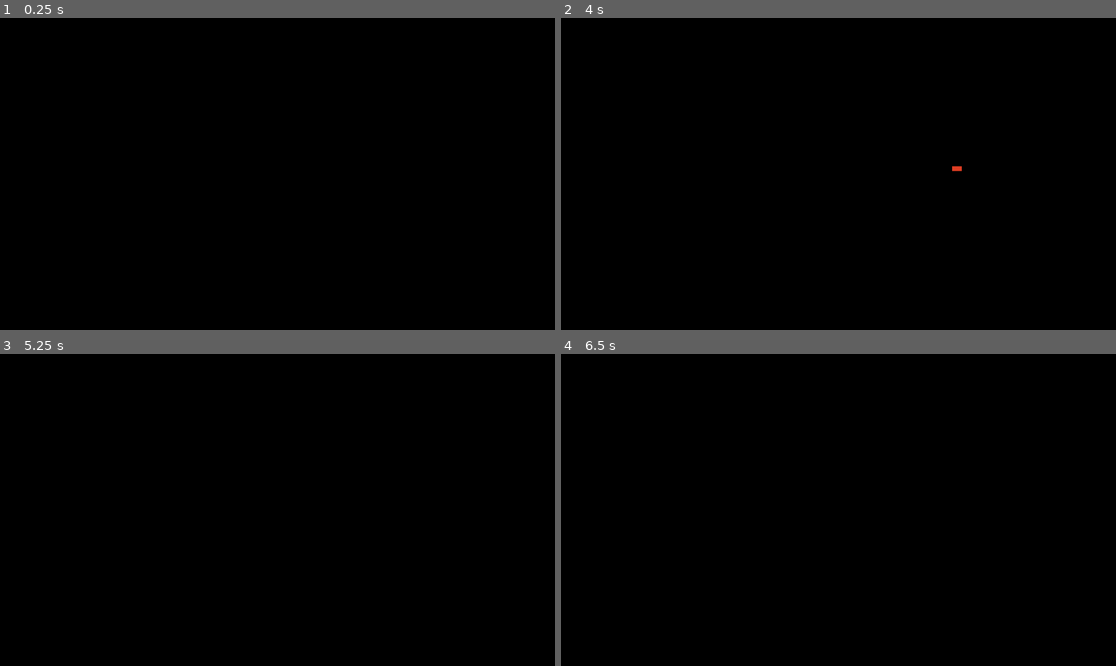
Above: before the commit, frames 1-4 (two rows, left to right).
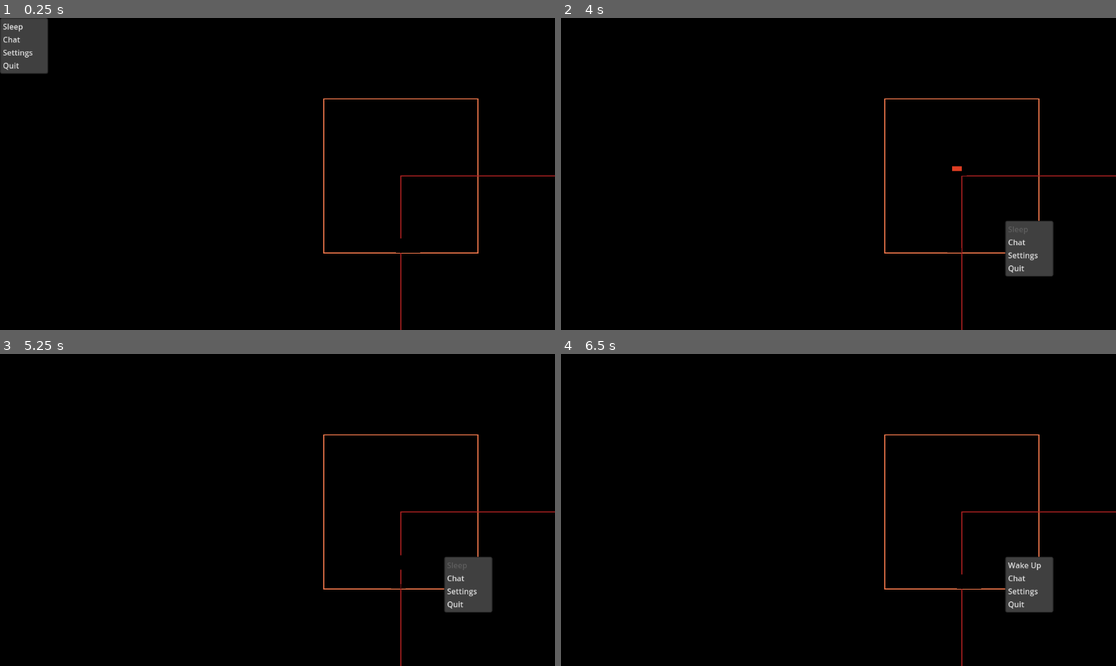
Above: after the commit, the same moments.

Repository: DVDAGames/gl1tch-pet
Game: Godot game, scene res://scenes/pet.tscn
Same seed, same stepped clock (60 frames per second), same inputs: the game is played once before the commit and once after it.
Inputs (mouse positions are in pixels of both pictures, inside the frame that each line leads up to):
- Up to frame 1 (0.25 s): no input
- Up to frame 2 (4 s): move the mouse to (960, 158) at 0.52 s; click (960, 158) at 0.6 s; right-click (960, 158) at 0.8 s; move the mouse to (727, 189) at 1.27 s; right-click (727, 189) at 1.35 s; click (727, 189) at 1.55 s; tap Enter at 2 s; move the mouse to (894, 105) at 2.02 s; click (894, 105) at 2.1 s; right-click (894, 105) at 2.3 s; tap Space at 2.75 s; move the mouse to (810, 236) at 2.77 s; right-click (810, 236) at 2.85 s; click (810, 236) at 3.05 s; move the mouse to (1005, 220) at 3.52 s; click (1005, 220) at 3.6 s; right-click (1005, 220) at 3.8 s
- Up to frame 3 (5.25 s): tap Enter at 4.25 s; move the mouse to (111, 463) at 4.27 s; right-click (111, 463) at 4.35 s; click (111, 463) at 4.55 s; move the mouse to (305, 510) at 5.02 s; click (305, 510) at 5.1 s
- Up to frame 4 (6.5 s): right-click (866, 510) at 5.3 s; tap Space at 5.75 s; move the mouse to (755, 432) at 5.77 s; right-click (755, 432) at 5.85 s; click (755, 432) at 6.05 s

The runs differ from the first frame. In frame 1, 2.3% of the frame differs, in the area x 0-100%, y 0-100%; in frame 2, 2.2%; in frame 3, 2.2%; in frame 4, 2.2%.

Commit message:
feat: add simple menu for wake/sleep toggle and quit

Diff:
--- a/project.godot
+++ b/project.godot
@@ -10,14 +10,19 @@
 
 [application]
 
-config/name="gl1tch-pet"
+config/name="gl1tch"
+config/description="A desktop pet for an AI-haunted world"
 run/main_scene="uid://kakrclad8r24"
 run/print_header=false
 config/features=PackedStringArray("4.4", "GL Compatibility")
 boot_splash/show_image=false
 boot_splash/fullsize=false
 boot_splash/use_filter=false
-config/icon="uid://sn6juyubiscg"
+config/icon="uid://bh0ydytnfibve"
+
+[audio]
+
+driver/enable_input=true
 
 [display]
 
@@ -25,6 +30,7 @@
 window/size/borderless=true
 window/size/always_on_top=true
 window/size/transparent=true
+window/energy_saving/keep_screen_on=false
 window/subwindows/embed_subwindows=false
 window/per_pixel_transparency/allowed=true
 
@@ -40,6 +46,11 @@
 "events": [Object(InputEventMouseButton,"resource_local_to_scene":false,"resource_name":"","device":-1,"window_id":0,"a …(252 unchanged characters)…
 ]
 }
+ui_right_click={
+"deadzone": 0.2,
+"events": [Object(InputEventMouseButton,"resource_local_to_scene":false,"resource_name":"","device":-1,"window_id":0,"alt_pressed":false,"shift_pressed":false,"ctrl_pressed":false,"meta_pressed":false,"button_mask":0,"position":Vector2(0, 0),"global_position":Vector2(0, 0),"factor":1.0,"button_index":2,"canceled":false,"pressed":false,"double_click":false,"script":null)
+]
+}
 
 [rendering]
 
--- /dev/null
+++ b/scenes/main_window.tscn
@@ -0,0 +1,15 @@
+[gd_scene load_steps=3 format=3 uid="uid://cw8ge2b5cpvm6"]
+
+[ext_resource type="Script" uid="uid://4tvretg7a7k2" path="res://scripts/main-window.gd" id="1_ac7cv"]
+[ext_resource type="PackedScene" uid="uid://kakrclad8r24" path="res://scenes/pet.tscn" id="2_52e18"]
+
+[node name="MainWindow" type="Window"]
+transparent_bg = true
+initial_position = 1
+unresizable = true
+borderless = true
+always_on_top = true
+transparent = true
+script = ExtResource("1_ac7cv")
+
+[node name="Pet" parent="." instance=ExtResource("2_52e18")]
--- a/scenes/pet.tscn
+++ b/scenes/pet.tscn
@@ -351,7 +351,7 @@
 "texture": SubResource("AtlasTexture_sc3ue")
 }],
 "loop": false,
-"name": &"wake",
+"name": &"wake_up",
 "speed": 5.0
 }]
 
@@ -359,17 +359,19 @@
 radius = 53.0
 height = 234.0
 
-[node name="Pet" type="Area2D" node_paths=PackedStringArray("sprite", "collider")]
+[node name="Pet" type="Area2D" node_paths=PackedStringArray("sprite", "collider", "sub_window", "menu")]
 visibility_layer = 3
 script = ExtResource("1_g2els")
 sprite = NodePath("Sprite")
 collider = NodePath("Collider")
+sub_window = NodePath("Window")
+menu = NodePath("Window/PopupMenu")
 
 [node name="Sprite" type="AnimatedSprite2D" parent="."]
 texture_filter = 5
 scale = Vector2(10, 10)
 sprite_frames = SubResource("SpriteFrames_y4r1p")
-animation = &"idle"
+animation = &"wake_up"
 autoplay = "sleep_idle"
 
 [node name="Collider" type="CollisionShape2D" parent="."]
@@ -383,11 +385,20 @@
 snap_2d_vertices_to_pixel = true
 initial_position = 1
 size = Vector2i(320, 320)
-visible = false
+transient = true
+transient_to_focused = true
+exclusive = true
 unresizable = true
 borderless = true
-always_on_top = true
 transparent = true
+popup_window = true
+
+[node name="PopupMenu" type="PopupMenu" parent="Window"]
+visible = true
+transient_to_focused = true
+prefer_native_menu = true
 
 [connection signal="animation_changed" from="Sprite" to="." method="_on_sprite_animation_changed"]
 [connection signal="animation_finished" from="Sprite" to="." method="_on_sprite_animation_finished"]
+[connection signal="id_pressed" from="Window/PopupMenu" to="." method="_on_popup_menu_id_pressed"]
+[connection signal="popup_hide" from="Window/PopupMenu" to="." method="_on_popup_menu_popup_hide"]
--- /dev/null
+++ b/scripts/main-window.gd
@@ -0,0 +1,10 @@
+extends Window
+
+# TODO: decide if we need to add a top-level window to this
+
+@export var pet: CharacterBody2D
+
+var screen: int
+
+func _ready() -> void:
+	print('SCREEN _ready')
--- a/scripts/pet.gd
+++ b/scripts/pet.gd
@@ -8,10 +8,34 @@
 	WAKING
 }
 
+enum MenuStates {
+	TOGGLE,
+	CHAT,
+	SETTINGS,
+	QUIT
+}
+
+func print_state(state: PetState) -> void:
+	match state:
+		PetState.IDLE:
+			print("IDLE")
+		PetState.THINKING:
+			print("THINKING")
+		PetState.SLEEPING:
+			print("SLEEPING")
+		PetState.ASLEEP:
+			print("ASLEEP")
+		PetState.WAKING:
+			print("WAKING")
+		_:
+			pass
+
 @export var player_size: Vector2i = Vector2i(32, 32)
 @export var sprite: AnimatedSprite2D
 @export var collider: CollisionShape2D
 @export var control: Control
+@export var sub_window: Window
+@export var menu: PopupMenu
 
 @onready var _MainWindow: Window = get_window()
 
@@ -24,59 +48,73 @@
 var sprite_size: Vector2i = Vector2i.ZERO
 var is_interacting: bool = false
 var last_cursor: int
+var screen: int
 var screen_rect: Rect2
-var screen: int
 var current_animation: String
+var is_menu_active = false
 
 
 func _ready():
-	screen = DisplayServer.get_primary_screen()
-	DisplayServer.window_set_current_screen(screen) #selects screen
-	get_tree().get_root().set_transparent_background(true)
-
-	Engine.max_fps = 60
-	DisplayServer.window_set_flag(DisplayServer.WINDOW_FLAG_TRANSPARENT, true)
-
-	screen_rect = DisplayServer.screen_get_usable_rect(screen)
-
-	_MainWindow.current_screen = screen #selects screen
-	_MainWindow.position = screen_rect.position
-
-	_MainWindow.size = screen_rect.size
+	setup()
+
+	print('PET _ready')
+	print_state(STATE)
 
 	sprite_size = player_size * Vector2i($Sprite.scale)
 
-	last_position = _MainWindow.position
-
-	position = Vector2i(screen_rect.size) - sprite_size
+	sub_window.size = screen_rect.size
+	sub_window.position = get_offset_rect().position
+	sub_window.visible = false
+	sub_window.hide()
+
+	build_menu()
+
+	global_position = Vector2i(_MainWindow.get_visible_rect().end) - sprite_size
 
 
 func _physics_process(_delta: float) -> void:
-	if Input.is_action_just_released("ui_click") and is_interacting:
-		match STATE:
-			PetState.IDLE:
-				sprite.play("play_dead")
-
-			PetState.ASLEEP:
-				sprite.play("wake")
-
-			_:
-				pass
-
-	if Input.is_action_just_pressed("ui_move") and is_interacting:
-		is_dragging = true
-		last_cursor = DisplayServer.cursor_get_shape()
-
-	if Input.is_action_just_released("ui_move"):
-		is_dragging = false
-		is_interacting = false
+	if !is_booting_up:
+		if Input.is_action_just_released("ui_right_click") and is_interacting:
+			print("Right Click")
+			if !is_menu_active:
+				is_menu_active = true
+				menu.position = get_global_mouse_position()
+				menu.show()
+			else:
+				menu.hide()
+				is_menu_active = false
+
+
+		if Input.is_action_just_released("ui_click") and is_interacting:
+			if !is_dragging:
+				print_state(STATE)
+				match STATE:
+					PetState.IDLE:
+						go_to_sleep()
+
+					PetState.ASLEEP:
+						wake_up()
+
+					_:
+						pass
+			else:
+				is_dragging = false
+				sprite.play()
+
+		if Input.is_action_just_pressed("ui_move") and is_interacting:
+			is_dragging = true
+			last_cursor = DisplayServer.cursor_get_shape()
+
+		if Input.is_action_just_released("ui_move"):
+			is_dragging = false
+			is_interacting = false
 
 
 func _process(_delta):
 	set_passthrough() #Lets you click through the character
 
 	if is_booting_up and STATE == PetState.ASLEEP:
-		sprite.play("wake");
+		sprite.play("wake_up");
 
 	# TODO: set cursor
 	if is_mouse_over_control():
@@ -99,19 +137,49 @@
 		else:
 			sprite.play()
 
-#func _draw() -> void:
-	#if OS.is_debug_build():
-		#draw_rect(get_offset_rect(), Color.CORAL, false, 2)
+
+func _draw() -> void:
+	if OS.is_debug_build():
+		draw_rect(get_offset_rect(), Color.CORAL, false, 2)
+		draw_rect(sub_window.get_visible_rect(), Color.CHARTREUSE, false, 2)
+		draw_rect(_MainWindow.get_visible_rect(), Color.FIREBRICK, false, 2)
+
+
+func setup() -> void:
+	print("SETUP")
+	screen = DisplayServer.get_primary_screen()
+	DisplayServer.window_set_current_screen(screen) #selects screen
+	get_tree().get_root().set_transparent_background(true)
+
+	Engine.max_fps = 60
+	DisplayServer.window_set_flag(DisplayServer.WINDOW_FLAG_TRANSPARENT, true)
+
+	screen_rect = DisplayServer.screen_get_usable_rect(screen)
+
+	_MainWindow.position = to_global(get_viewport_rect().position)
+
+	_MainWindow.position = screen_rect.position
+	_MainWindow.size = screen_rect.size
+
+
+func build_menu() -> void:
+	menu.add_item("Sleep", MenuStates.TOGGLE)
+	menu.add_item("Chat", MenuStates.CHAT)
+	menu.add_item("Settings", MenuStates.SETTINGS)
+	menu.add_item("Quit", MenuStates.QUIT)
+
 
 func get_global_offset_rect() -> Rect2:
 	var rect_start = global_position - Vector2(sprite_size / 2)
 
 	return Rect2(rect_start, sprite_size)
 
+
 func get_offset_rect() -> Rect2:
 	var rect_start = sprite.position - Vector2(sprite_size / 2)
 
 	return Rect2(rect_start, sprite_size)
+
 
 func is_mouse_over_control():
 	var mouse_pos = get_global_mouse_position()
@@ -136,30 +204,92 @@
 	DisplayServer.window_set_mouse_passthrough(get_bounding_box(get_global_offset_rect()))
 
 
+func go_to_sleep() -> void:
+	print_state(STATE)
+	menu.set_item_disabled(0, true)
+	STATE = PetState.SLEEPING
+	sprite.play("play_dead")
+	print_state(STATE)
+
+
+func wake_up() -> void:
+	print(STATE)
+	menu.set_item_disabled(0, true)
+	STATE = PetState.WAKING
+	sprite.play("wake_up")
+	print_state(STATE)
+
+
 func _on_sprite_animation_changed() -> void:
 	current_animation = sprite.animation
-	print(current_animation)
+	print("animation: ", current_animation)
 
 
 func _on_sprite_animation_finished() -> void:
-	print(STATE)
-	print(current_animation)
-	print(sprite.animation)
+	print_state(STATE)
 
 	if is_booting_up:
+		STATE = PetState.WAKING
 		is_booting_up = false;
 
 	match STATE:
-		PetState.IDLE:
-			print("SLEEPING")
+		PetState.SLEEPING:
+			menu.set_item_text(0, "Wake Up")
+			menu.set_item_disabled(0, false)
+
 			STATE = PetState.ASLEEP
-			if current_animation == "play_dead":
-				sprite.play("sleep_idle")
-
-		PetState.ASLEEP:
-			print("WAKING")
+			sprite.play("sleep_idle")
+			print_state(STATE)
+
+		PetState.WAKING:
+			menu.set_item_text(0, "Sleep")
+			menu.set_item_disabled(0, false)
+
 			STATE = PetState.IDLE
-			if current_animation == "wake":
-				sprite.play("idle")
-		_:
-			pass
+			sprite.play("idle")
+			print_state(STATE)
+		_:
+			pass
+
+
+func _on_popup_menu_popup_hide() -> void:
+	menu.hide();
+	is_menu_active = false
+
+
+func _on_popup_menu_index_pressed(index: int) -> void:
+	match index:
+		0:
+			match STATE:
+				PetState.IDLE:
+					go_to_sleep()
+				PetState.ASLEEP:
+					wake_up()
+				_:
+					pass
+		1:
+			print("CHAT")
+		_:
+			pass
+
+
+func _on_popup_menu_id_pressed(id: int) -> void:
+	match id:
+		MenuStates.TOGGLE:
+			match STATE:
+				PetState.IDLE:
+					go_to_sleep()
+				PetState.ASLEEP:
+					wake_up()
+				_:
+					pass
+		MenuStates.CHAT:
+			print("CHAT")
+		MenuStates.SETTINGS:
+			print("SETTINGS")
+
+		MenuStates.QUIT:
+			print("QUIT")
+			get_tree().quit()
+		_:
+			pass
Not shown, added: assets/gl1tch.svg
Not shown, added: assets/gl1tch.svg.import
Not shown, added: scripts/main-window.gd.uid
Not shown, added: .github/FUNDING.yml
